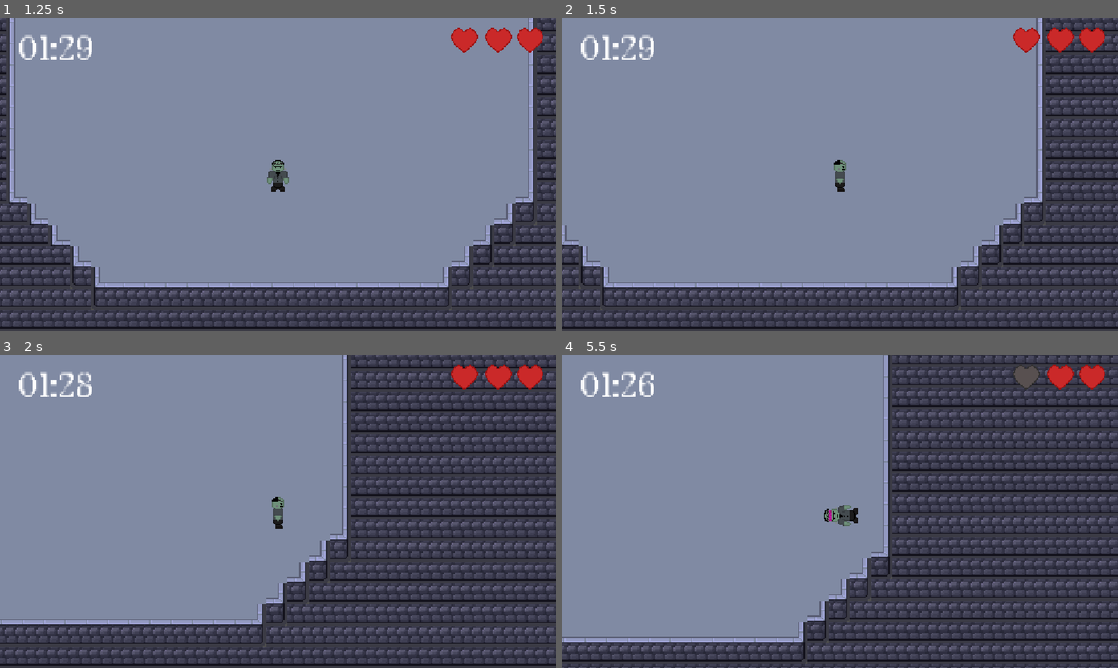
Above: before the commit, frames 1-4 (two rows, left to right).
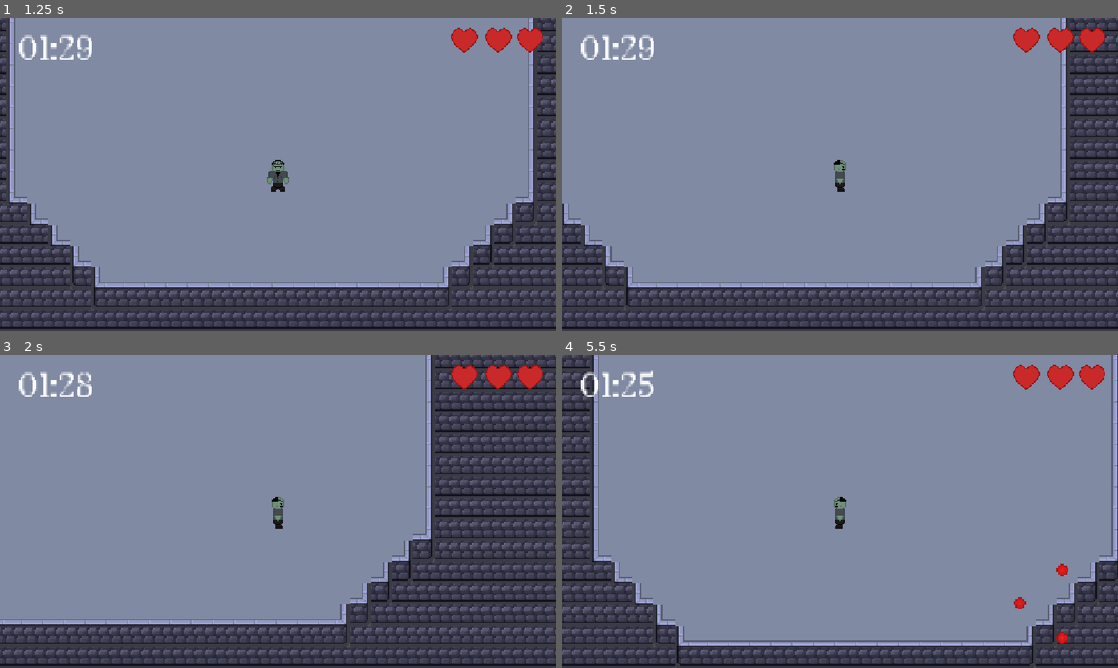
Above: after the commit, the same moments.

Repository: 5-Yen-Yato/Frank
Game: Godot game, scene res://scenes/title_screen.tscn
Same seed, same stepped clock (60 frames per second), same inputs: the game is played once before the commit and once after it.
Inputs:
- Up to frame 1 (1.25 s): click "Start" at 0.5 s
- Up to frame 2 (1.5 s): tap Enter at 1.25 s; hold Right (right) from 1.28 s (still down)
- Up to frame 3 (2 s): keep holding Right (right)
- Up to frame 4 (5.5 s): release Right (right) at 2.03 s; hold Down (down) 2.03-2.78 s; hold Right (right) 2.78-3.53 s; hold W (up) 3.53-4.28 s; hold Left (left) from 4.28 s (still down)

Frame 1 is identical in both runs. In frame 2, 9.7% of the frame differs, in the area x 0-100%, y 0-99%; in frame 3, 17%; in frame 4, 53%, in the area x 0-100%, y 0-100%.

Commit message:
Speed back to normal

Diff:
--- a/scripts/player.gd
+++ b/scripts/player.gd
@@ -1,7 +1,7 @@
 extends CharacterBody2D
 
 
-const SPEED = 200.0
+const SPEED = 110.0
 var life: int = 3
 var up_sprite = preload("res://assets/Images/backwards.png")
 var right_sprite = preload("res://assets/Images/sideways.png")
